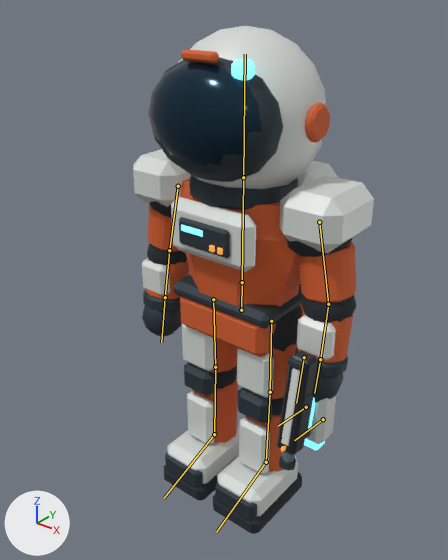
One commit to the glTF model lunar-art-test/game/assets/astronaut-v3.glb: the scene before it, then after it.
Both versions are drawn from a camera (50 mm lens) standing at (1.4, -1.87, 2.22) and looking at (0.01, -0.14, 1.15). The axes (+X, +Y, +Z) are drawn at lower left. The lights are the same throughout. The first picture is the older version. The bones that change, and the others that lie on the model, are drawn over the model as lines.

The first picture shows 'ConstructionTool.005', 'FrontierSuit.005', 'Pistol'.
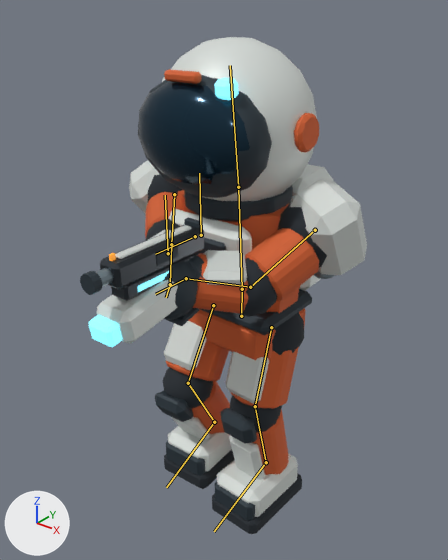
The newer file adds an action. The first version stands in its rest pose; the second is drawn at frame 6 of the action 'TurnR'.

Pixel boxes [x1, y1, x2, y2] of what changed, in the pictures (448 x 560 px):
'FrontierSuit.005', posed
    before: [133, 26, 374, 534]
    after: [129, 37, 367, 534]
'Pistol', posed
    before: [277, 351, 318, 470]
    after: [80, 218, 204, 326]
'ConstructionTool.005', posed
    before: [304, 396, 336, 451]
    after: [89, 280, 178, 347]
bone 'Hips', root to tip
    before: (241, 310) to (242, 282)
    after: (241, 316) to (242, 289)
bone 'Spine', root to tip
    before: (242, 282) to (243, 177)
    after: (242, 289) to (238, 187)
bone 'Head', root to tip
    before: (243, 177) to (245, 54)
    after: (238, 187) to (230, 65)
bone 'UpperArm.L', root to tip
    before: (178, 186) to (169, 250)
    after: (174, 194) to (171, 244)
bone 'Forearm.L', root to tip
    before: (169, 250) to (165, 297)
    after: (171, 244) to (170, 284)
bone 'Hand.L', root to tip
    before: (165, 297) to (161, 342)
    after: (170, 284) to (166, 297)
bone 'UpperArm.R', root to tip
    before: (319, 222) to (328, 304)
    after: (315, 230) to (250, 287)
bone 'Forearm.R', root to tip
    before: (328, 304) to (320, 359)
    after: (250, 287) to (186, 278)
bone 'Hand.R', root to tip
    before: (320, 359) to (314, 393)
    after: (186, 278) to (155, 294)
bone 'Thigh.L', root to tip
    before: (213, 299) to (215, 367)
    after: (213, 305) to (188, 383)
bone 'Shin.L', root to tip
    before: (215, 367) to (214, 434)
    after: (188, 383) to (214, 422)
bone 'Foot.L', root to tip
    before: (214, 434) to (164, 498)
    after: (214, 422) to (166, 487)
bone 'Thigh.R', root to tip
    before: (271, 321) to (270, 392)
    after: (271, 327) to (255, 406)
bone 'Shin.R', root to tip
    before: (270, 392) to (266, 462)
    after: (255, 406) to (266, 462)
bone 'Foot.R', root to tip
    before: (266, 462) to (216, 532)
    after: (266, 462) to (214, 531)

The edits, one by one:
Bone 'Hips' (bone_hips) moves from (0.0, 0.0, 0.0) to (0.0, -0.03, 0.0).
Bone 'Spine' (bone_spine) turns from (0, 0, 0) to (3, 0, 1) degrees about its own x, y and z.
Bone 'Head' (bone_head) turns from (0, 0, 0) to (2, 0, 1) degrees about its own x, y and z.
Bone 'UpperArm.L' (bone_upperarm_l) turns from (0, 0, 0) to (-68, -21, -31) degrees about its own x, y and z.
Bone 'Forearm.L' (bone_forearm_l) turns from (0, 0, 0) to (9, -1, 8) degrees about its own x, y and z.
Bone 'Hand.L' (bone_hand_l) turns from (0, 0, 0) to (-26, -4, -17) degrees about its own x, y and z.
Bone 'UpperArm.R' (bone_upperarm_r) turns from (0, 0, 0) to (-68, 7, 10) degrees about its own x, y and z.
Bone 'Forearm.R' (bone_forearm_r) turns from (0, 0, 0) to (-21, 5, 24) degrees about its own x, y and z.
Bone 'Hand.R' (bone_hand_r) turns from (0, 0, 0) to (-4, 19, -48) degrees about its own x, y and z.
Bone 'Thigh.L' (bone_thigh_l) turns from (0, 0, 0) to (-34, -3, 0) degrees about its own x, y and z.
Bone 'Shin.L' (bone_shin_l) turns from (0, 0, 0) to (65, 0, 0) degrees about its own x, y and z.
Bone 'Foot.L' (bone_foot_l) turns from (0, 0, 0) to (-31, 0, 0) degrees about its own x, y and z.
Bone 'Thigh.R' (bone_thigh_r) turns from (0, 0, 0) to (-17, 2, 0) degrees about its own x, y and z.
Bone 'Shin.R' (bone_shin_r) turns from (0, 0, 0) to (33, 0, 0) degrees about its own x, y and z.
Bone 'Foot.R' (bone_foot_r) turns from (0, 0, 0) to (-16, 0, 0) degrees about its own x, y and z.
